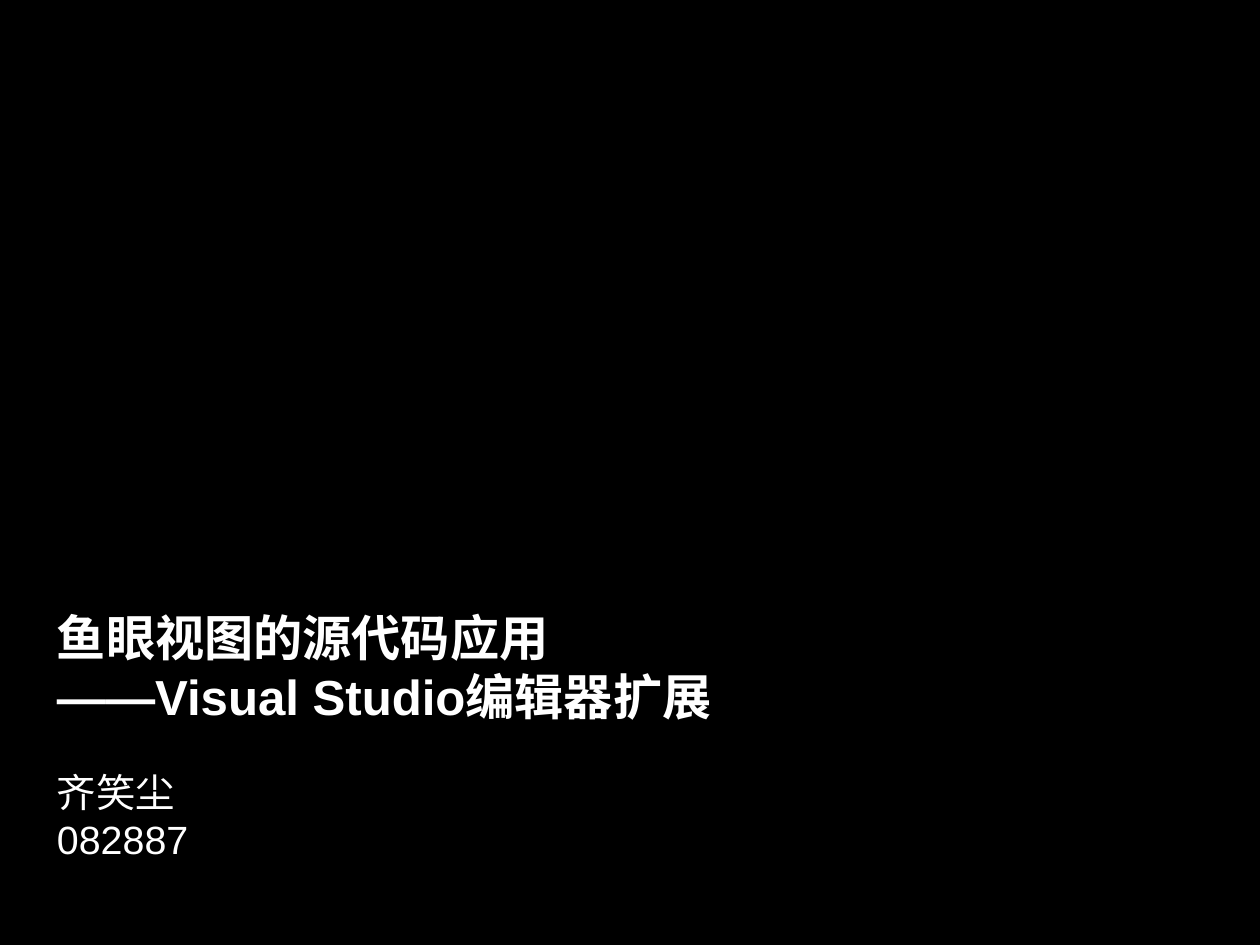
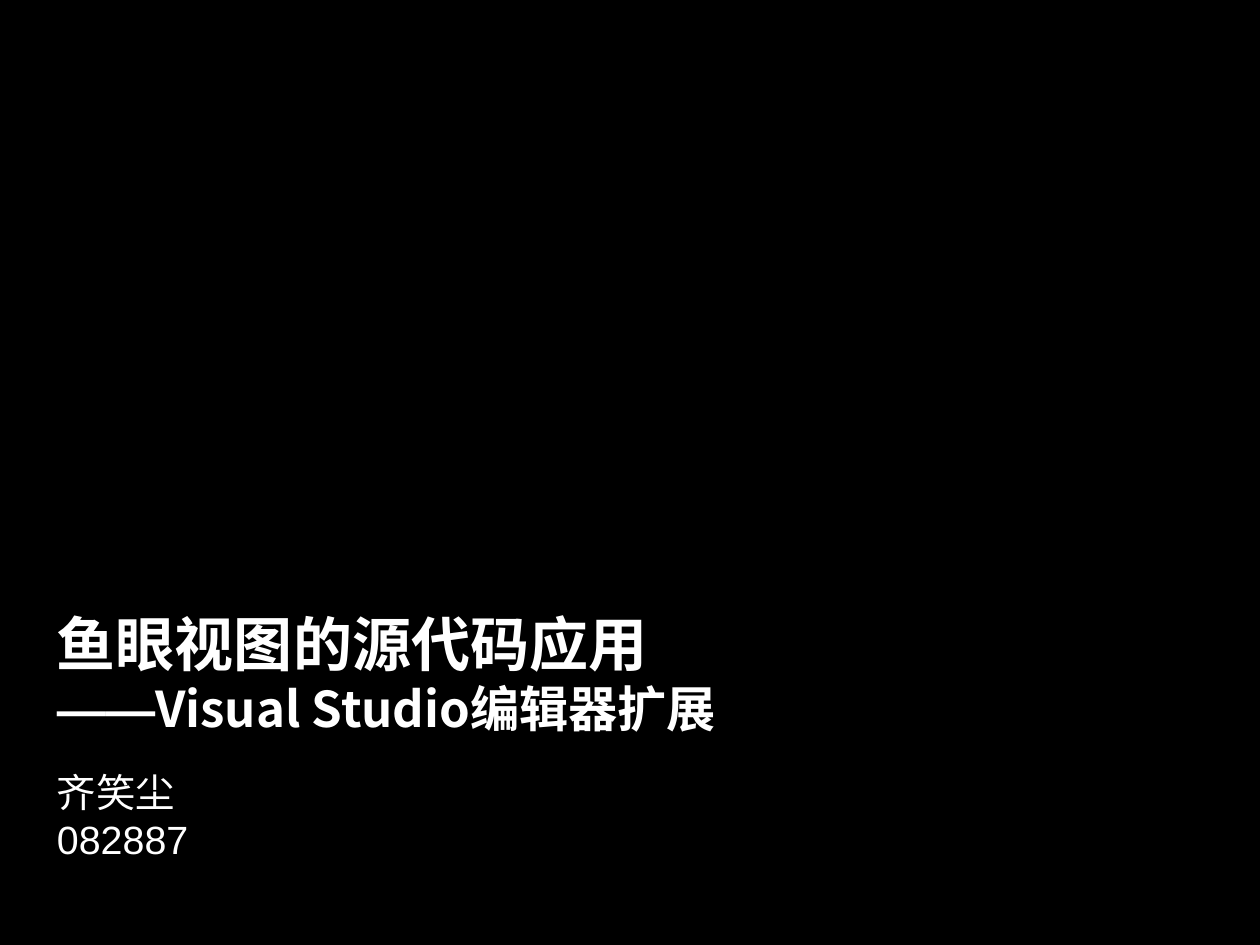
Before and after one commit to mintberry/stackrecaller, a slide deck: slide 1 of docs/finalppt_f.pptx. Drawn at 1260x945 pixels with LibreOffice and Linux fonts; fonts in the diff are those of the drawing; background and template pictures are left out. Boxes give left, top, right and bottom in pixels: in the first picture for what was removed or moved away, otherwise in the second. Text is boxed around its words. In the diff, an @@ line names an element or a change of style, - is before the commit and + after.

```diff
--- a/docs/finalppt_f.pptx
+++ b/docs/finalppt_f.pptx
@@ rectangle: place and size @@
-rectangle at bbox=[2, 553, 1260, 857]
+rectangle at bbox=[0, 568, 1260, 872]
@@ text "鱼眼视图的源代码应用" at bbox=[57, 615, 716, 732]: size 40 to 48 pt in "鱼眼视图的源代码应用"; font Arial to Noto Sans CJK SC @@
```
Also in this commit, not shown: 3 slides added, 2 slides removed, 4 other files.
